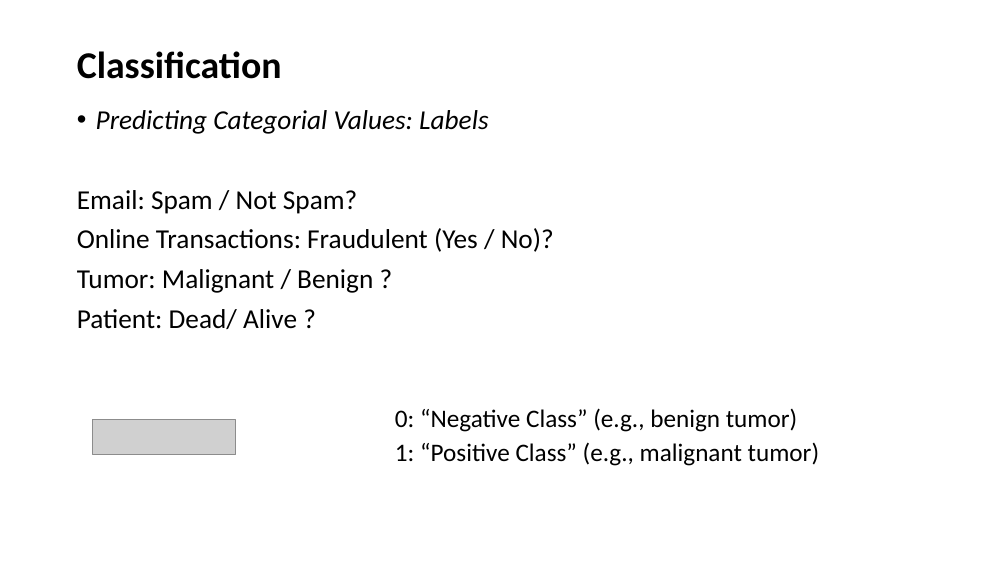
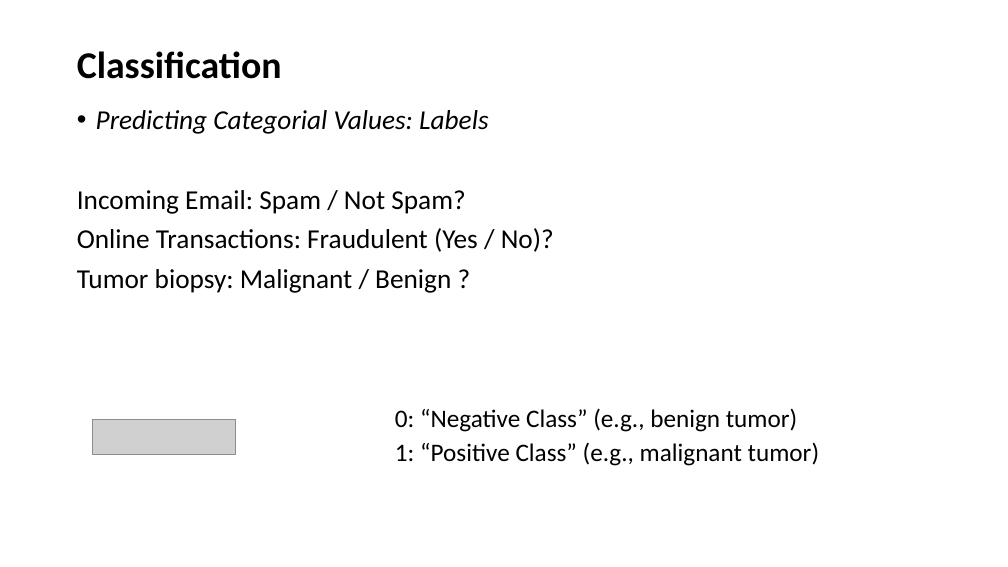
Before and after one commit to ICBI/AIMAHEAD_GU, a slide deck: slide 3 of Courses/ML_Concepts/Module_01_Introduction_to_Classification/Module_01_Introduction_to_Classification_01_ClassificationBackground.pptx. Drawn at 1008x567 pixels with LibreOffice and Linux fonts; fonts in the diff are those of the drawing; grey boxes stand for pictures. Boxes give left, top, right and bottom in pixels: in the first picture for what was removed or moved away, otherwise in the second. Text is boxed around its words. In the diff, an @@ line names an element or a change of style, - is before the commit and + after.

```diff
--- a/Courses/ML_Concepts/Module_01_Introduction_to_Classification/Module_01_Introduction_to_Classification_01_ClassificationBackground.pptx
+++ b/Courses/ML_Concepts/Module_01_Introduction_to_Classification/Module_01_Introduction_to_Classification_01_ClassificationBackground.pptx
@@ text at (x1=77, y1=190, x2=465, y2=214): text changed @@
-Email: Spam / Not Spam?
+Incoming Email: Spam / Not Spam?
@@ text at (x1=77, y1=269, x2=451, y2=293): text changed @@
-Tumor: Malignant / Benign ?
-Patient: Dead/ Alive ?
+Tumor biopsy: Malignant / Benign ?
```
Also in this commit, not shown: 1 other slide changed, 11 other files.
